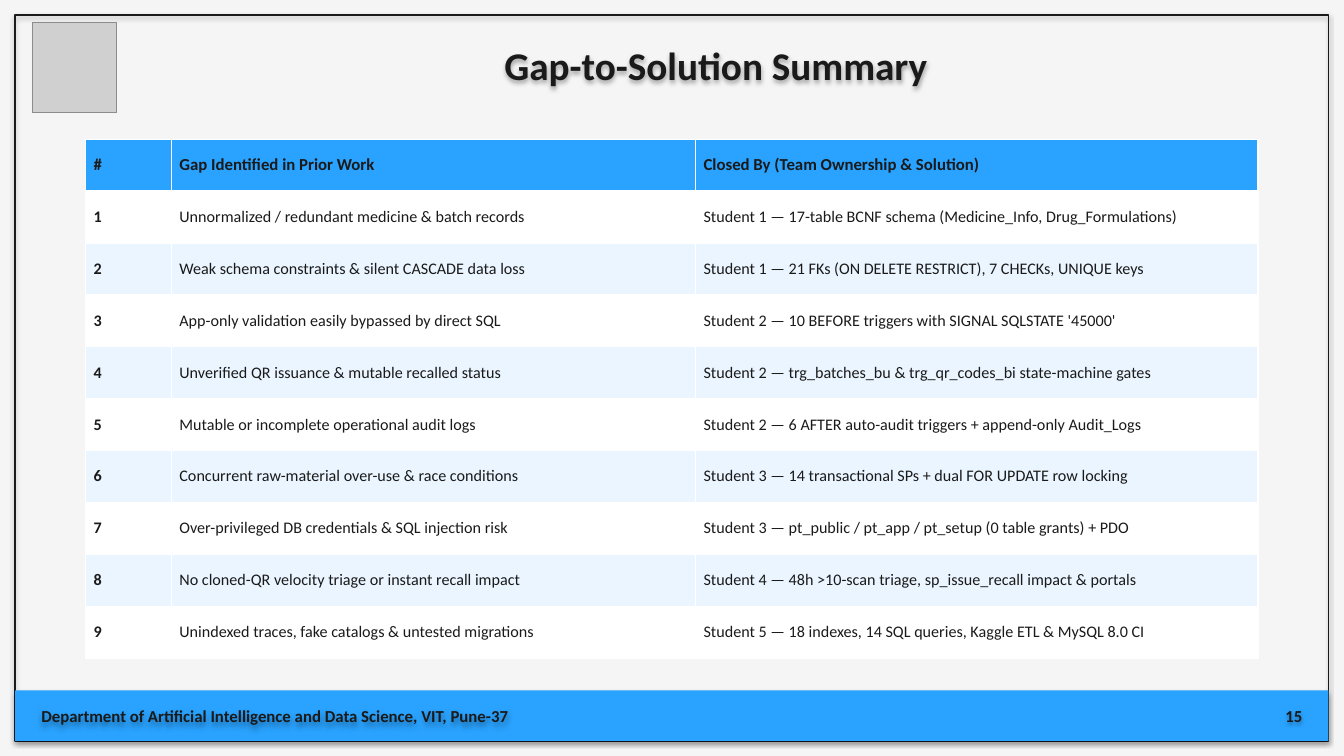
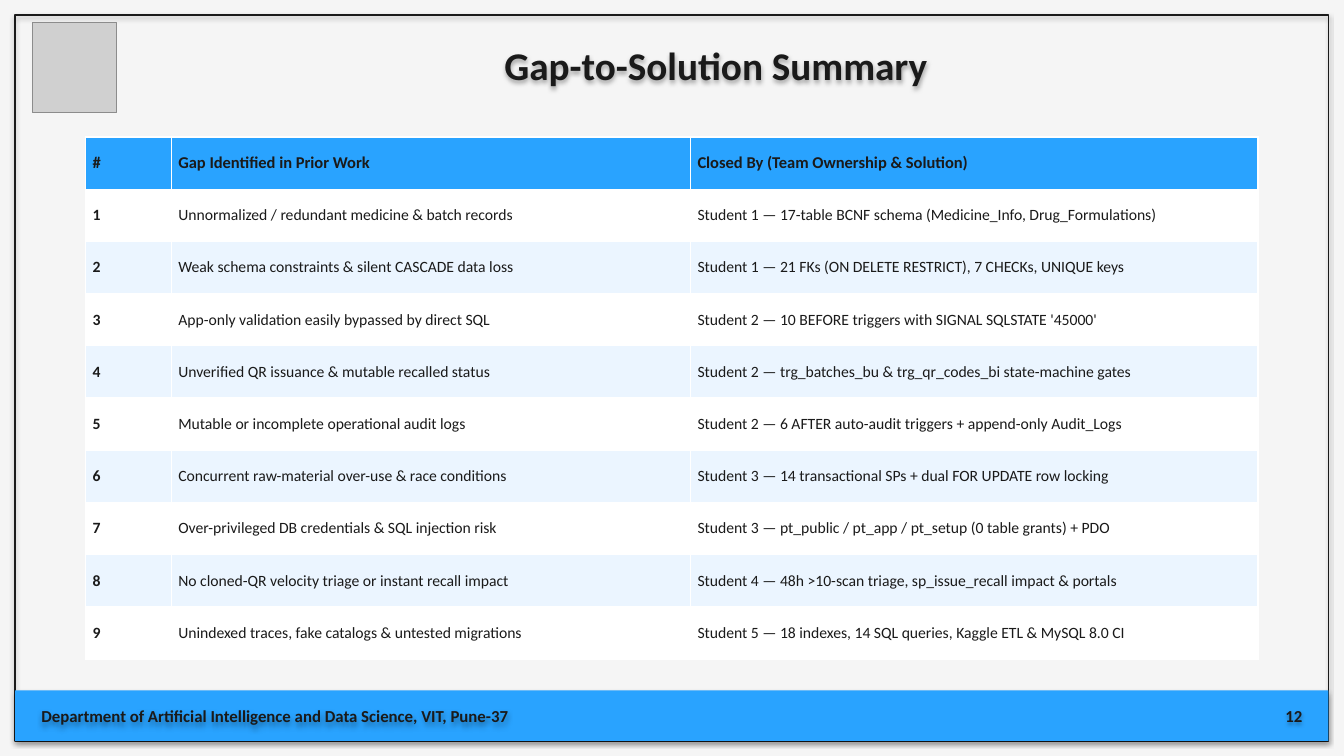
Before and after one commit to AdityaB411/PharmaTrace360, a slide deck: slide 12 of PharmaTrace360_Final_Presentation.pptx (slide 15 before the commit). Drawn at 1344x756 pixels with LibreOffice and Linux fonts; fonts in the diff are those of the drawing; grey boxes stand for pictures. Boxes give left, top, right and bottom in pixels: in the first picture for what was removed or moved away, otherwise in the second. Text is boxed around its words. In the diff, an @@ line names an element or a change of style, - is before the commit and + after.

```diff
--- a/PharmaTrace360_Final_Presentation.pptx
+++ b/PharmaTrace360_Final_Presentation.pptx
@@ table at [86,137,1258,659] @@
@@ size 12 to 11.8 pt in "#", "Gap Identified in Prior Work", "Closed By (Team Ownership & Solution)" @@
@@ size 11.5 to 11.2 pt @@
@@ text at [1285,711,1302,722]: text changed @@
-15
+12
```
Also in this commit, not shown: 12 other slides changed, 3 slides removed.
